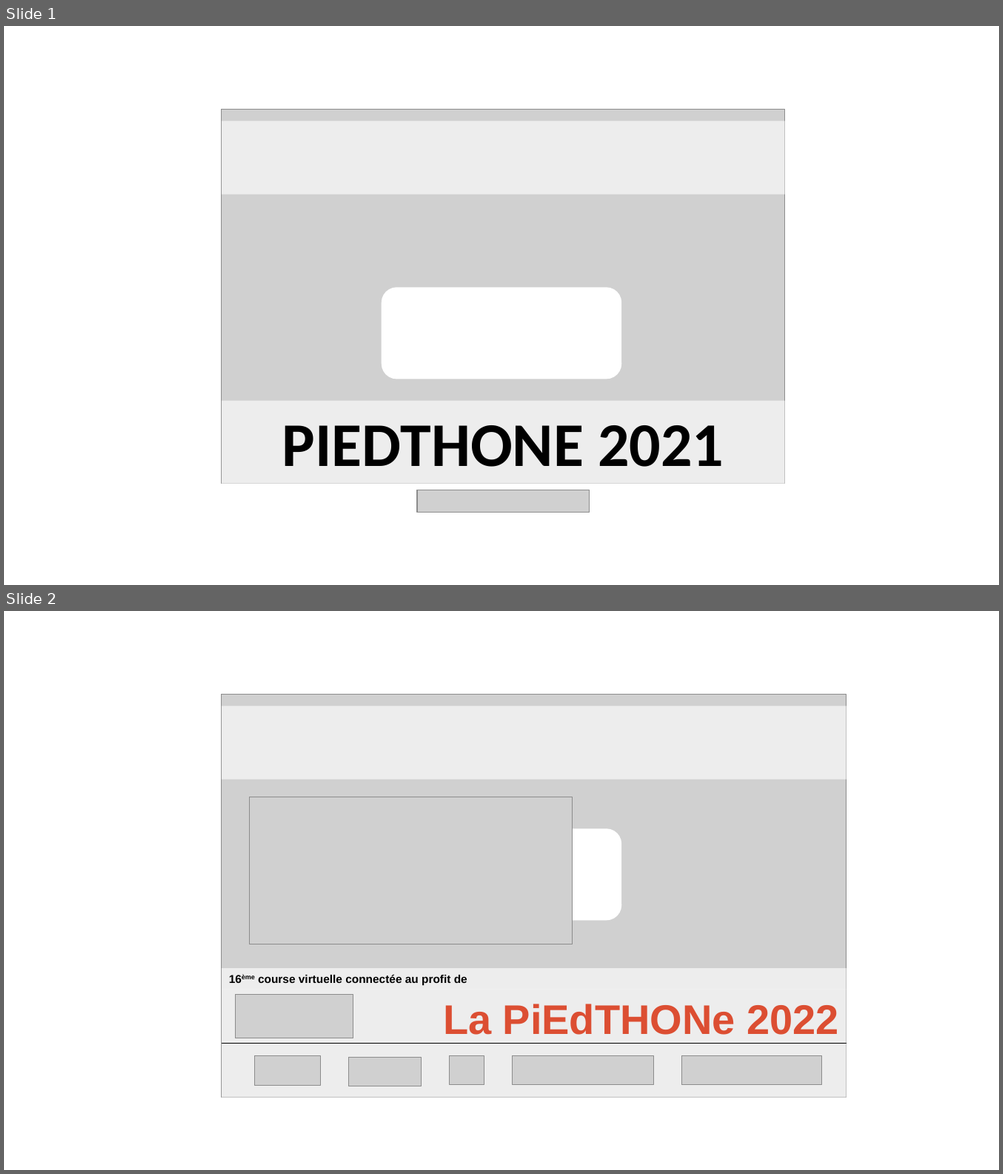
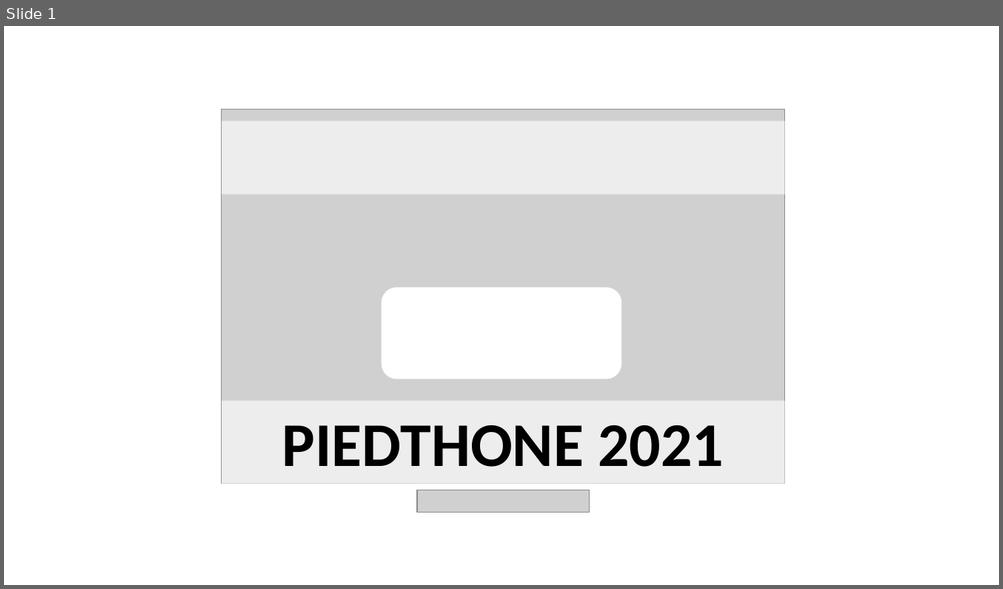
Before and after one commit to mjacoupy/dossard_piedthone, a slide deck: Modele.pptx. Shown one above the other, each under a label of ours: slides 1 and 2 before the commit, slide 1 after it. The pictures are 1003x1174 and 1003x589 pixels, drawn with LibreOffice and Linux fonts; fonts in the diff are those of the drawing; grey boxes stand for pictures. Boxes give left, top, right and bottom in pixels: in the first picture for what was removed or moved away, otherwise in the second. Text is boxed around its words. In the diff, an @@ line names an element or a change of style, - is before the commit and + after.

```diff
--- a/Modele.pptx
+++ b/Modele.pptx
@@ slide 2 removed at box(4, 611, 999, 1170), background #FFFFFF @@
@@ picture removed at box(222, 695, 846, 1098) @@
@@ rectangle removed at box(222, 706, 846, 779) @@
@@ picture removed at box(250, 797, 572, 945) @@
@@ rounded rectangle removed at box(381, 829, 622, 920) @@
@@ rectangle removed at box(222, 968, 846, 990) @@
-16ème course virtuelle connectée au profit de
@@ rectangle removed at box(222, 990, 846, 1098) @@
-La PiEdTHONe 2022
@@ picture removed at box(236, 995, 353, 1039) @@
@@ line removed from (222, 1044) to (846, 1044) @@
@@ picture removed at box(255, 1056, 321, 1085) @@
@@ picture removed at box(349, 1057, 421, 1086) @@
@@ picture removed at box(449, 1056, 484, 1085) @@
@@ picture removed at box(512, 1056, 653, 1085) @@
@@ picture removed at box(683, 1056, 822, 1085) @@
```
Also in this commit, not shown: 1 slide added, 1 other file.
